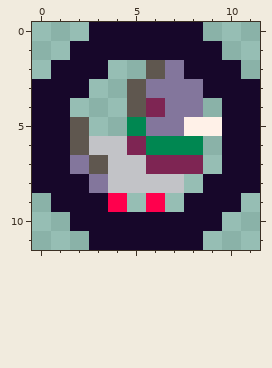
File history of a pixel-art file, assets/textures/ui/player_icons/icon_pigeon.aseprite. Above, as it was before the edit.
12x12 pixels, 1 frame.
The same view after the edit:
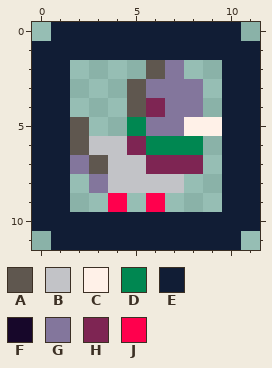
Palette (. is transparent): A #5f574f  B #c2c3c7  C #fff1e8  D #008751  E #111d35  F #17072a  G #83769c  H #7e2553  J #ff004d
Edits made:
layer "Layer 1" removed
Changed rows in their new state; - is an unchanged pixel.
first column x 0:
 0 -EEEEEEEEEE-
 1 EEEEEEEEEEEE
 2 EE..----..EE
 3 EE.------.EE
 4 EE--------EE
 5 EE--------EE
 6 EE--------EE
 7 EE--------EE
 8 EE.------.EE
 9 EE..----..EE
10 EEEEEEEEEEEE
11 -EEEEEEEEEE-
Where, in picture pixels (left, top, right, bottom), the same in both pictures:
changed: (32, 22, 260, 250)
